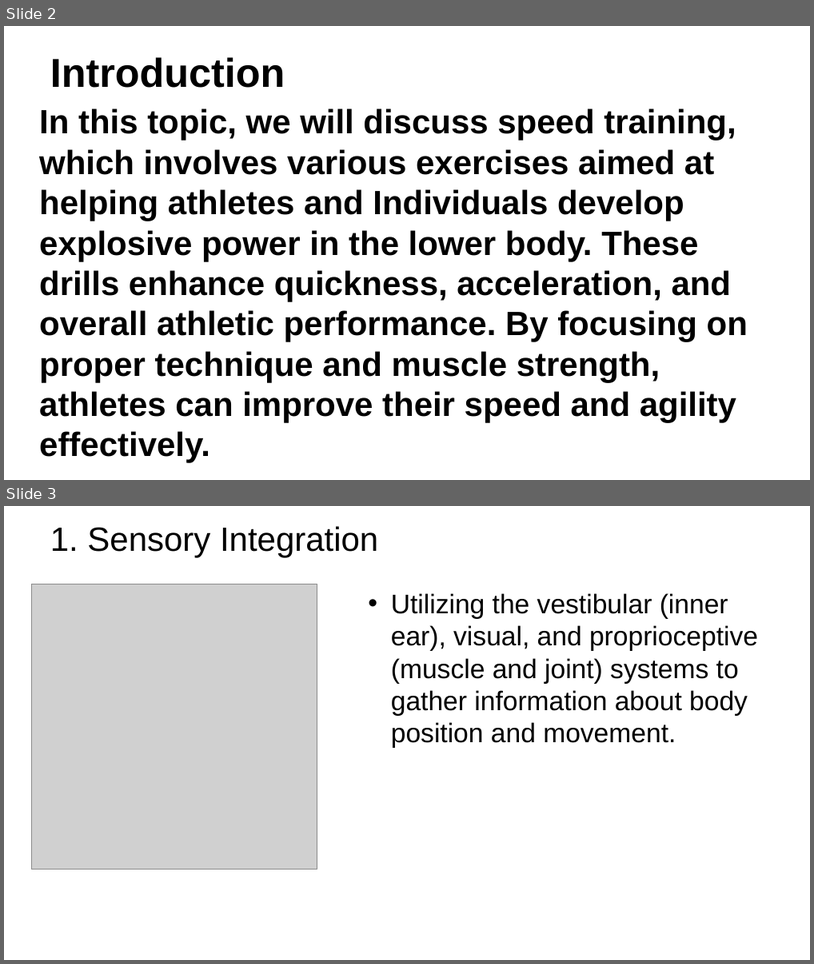
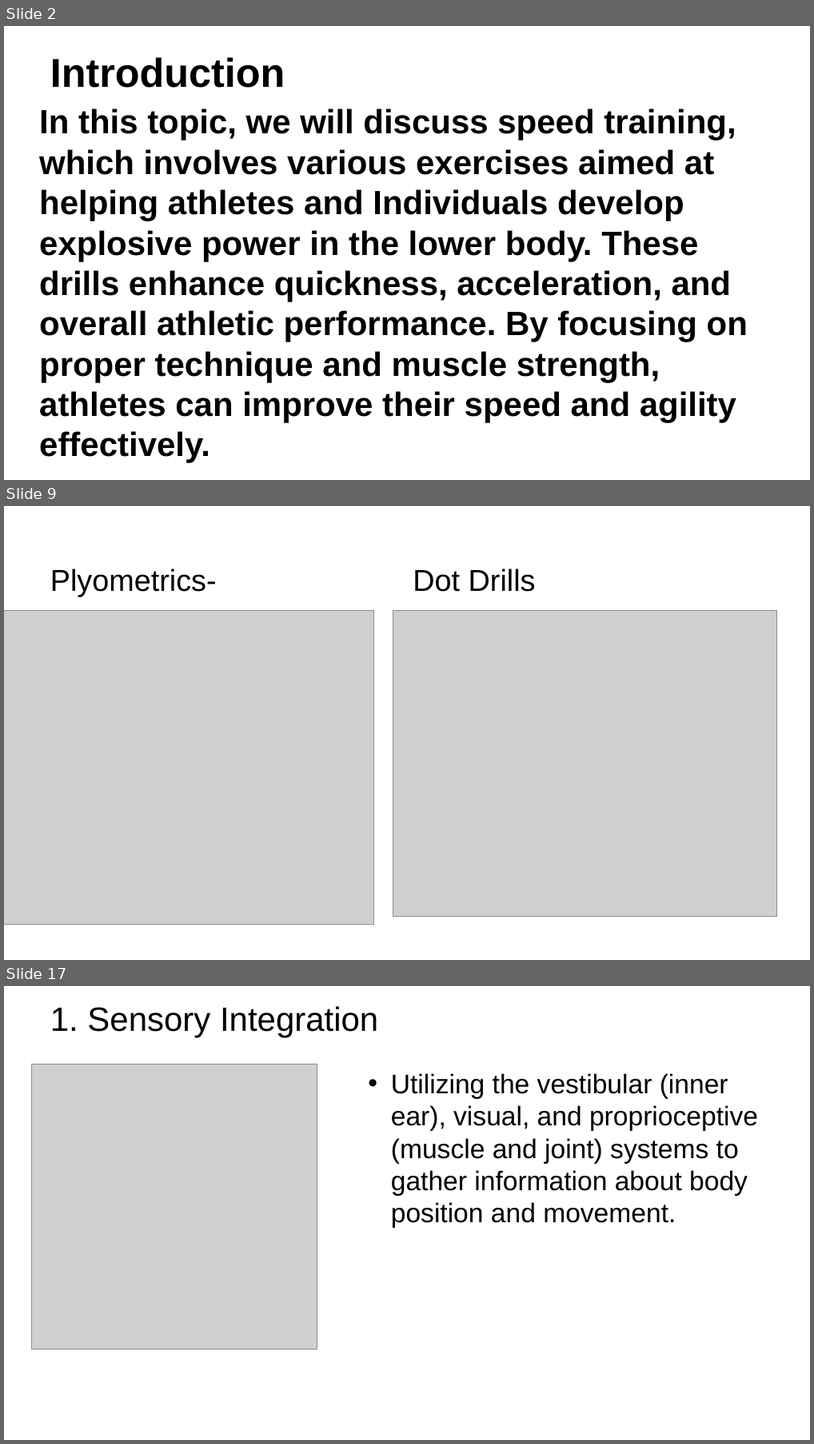
Before and after one commit to troy600/DSA, a slide deck: speedandtraining.pptx. Shown one above the other, each under a label of ours: slides 2 and 3 before the commit, slides 2, 9 and 17 after it; the slides between them are not shown. The pictures are 814x964 and 814x1444 pixels, drawn with LibreOffice and Linux fonts; fonts in the diff are those of the drawing; grey boxes stand for pictures; background and template pictures are left out. Boxes give left, top, right and bottom in pixels: in the first picture for what was removed or moved away, otherwise in the second. Text is boxed around its words. In the diff, an @@ line names an element or a change of style, - is before the commit and + after.

```diff
--- a/speedandtraining.pptx
+++ b/speedandtraining.pptx
@@ slide 9 added at [4,506,810,960], background picture (left out) @@
@@ title added at [50,568,217,596], 36 pt, text #000000 @@
+Plyometrics-
@@ text added at [413,568,536,592], 36 pt, text #000000 @@
+Dot Drills
@@ picture added at [4,610,374,924] @@
@@ picture added at [394,610,778,916] @@
@@ what was slide 3 is now slide 17 @@
```
Also in this commit, not shown: 13 other slides added.
